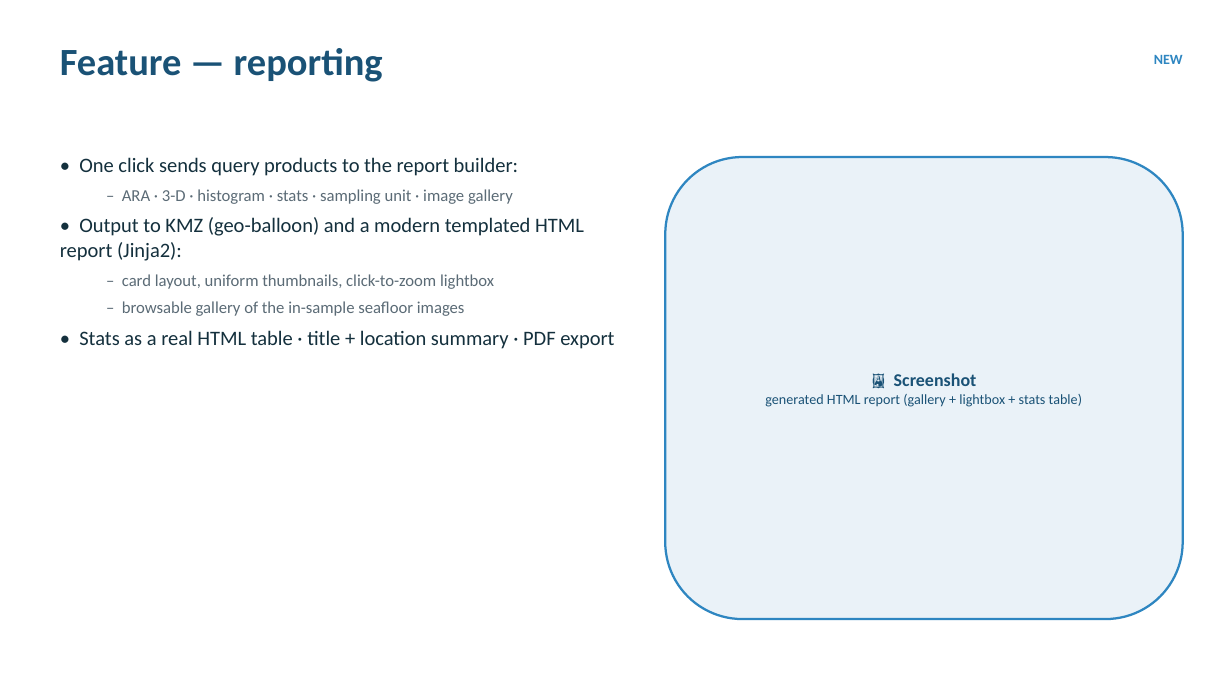
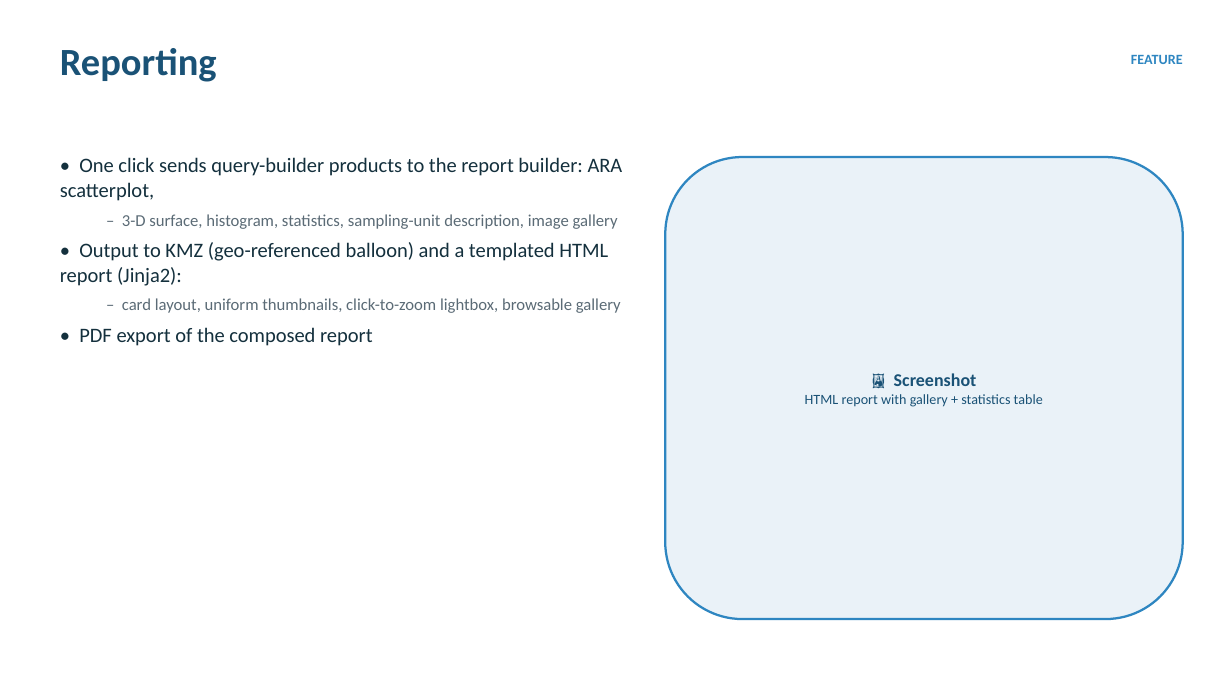
Before and after one commit to epifanio/groundtruther, a slide deck: slide 12 of docs/slides_groundtruther_update_2026.pptx (slide 13 before the commit). Drawn at 1232x693 pixels with LibreOffice and Linux fonts; fonts in the diff are those of the drawing. Boxes give left, top, right and bottom in pixels: in the first picture for what was removed or moved away, otherwise in the second. Text is boxed around its words. In the diff, an @@ line names an element or a change of style, - is before the commit and + after.

```diff
--- a/docs/slides_groundtruther_update_2026.pptx
+++ b/docs/slides_groundtruther_update_2026.pptx
@@ text at box(60, 48, 217, 82): text changed @@
-Feature — reporting
+Reporting
@@ text at box(1131, 55, 1183, 64): text changed @@
-NEW
+FEATURE
@@ text at box(60, 157, 623, 346): text changed @@
-• One click sends query products to the report builder:
-  – ARA · 3-D · histogram · stats · sampling unit · image gallery
-• Output to KMZ (geo-balloon) and a modern templated HTML report (Jinja2):
-  – card layout, uniform thumbnails, click-to-zoom lightbox
-  – browsable gallery of the in-sample seafloor images
-• Stats as a real HTML table · title + location summary · PDF export
+• One click sends query-builder products to the report builder: ARA scatterplot,
+  – 3-D surface, histogram, statistics, sampling-unit description, image gallery
+• Output to KMZ (geo-referenced balloon) and a templated HTML report (Jinja2):
+  – card layout, uniform thumbnails, click-to-zoom lightbox, browsable gallery
+• PDF export of the composed report
@@ text in rounded rectangle at box(805, 394, 1043, 407): text changed @@
-generated HTML report (gallery + lightbox + stats table)
+HTML report with gallery + statistics table
```
Also in this commit, not shown: 13 other slides changed, 17 slides added, 7 slides removed, 3 other files.
